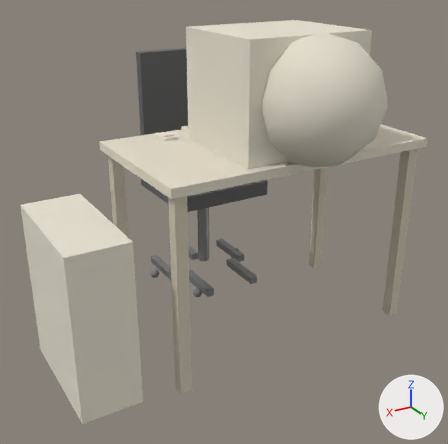
The glTF model client-3d/public/models/old-computer-desk.glb as it was, and as the next commit left it.
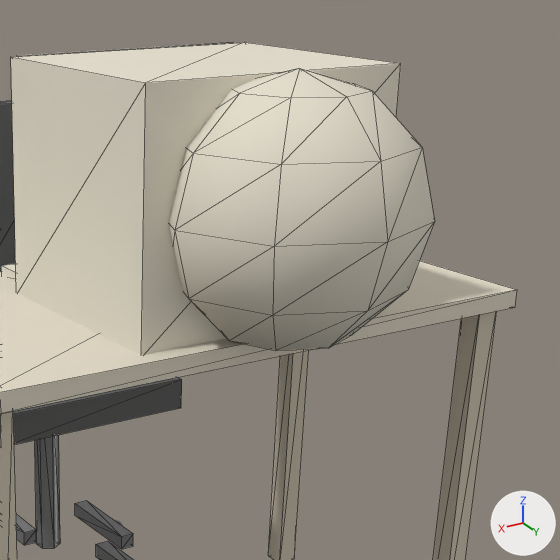
Each version appears first whole from a 50 mm lens placed at (1.199, 1.722, 1.303), pointed at (0.135, -0.051, 0.417), and next in a close-up on the part from 40% to 100% of the width and 0% to 60% of the height. Every picture has the same lights, and +X, +Y and +Z are marked at lower right. The close-ups show mesh edges as thin lines. Vertices at the same position are counted once.

Names of what the first close-up shows: 'chair-post', 'chair-seat', 'crt-hump', 'desk-leg-0', 'desk-top', 'monitor'.
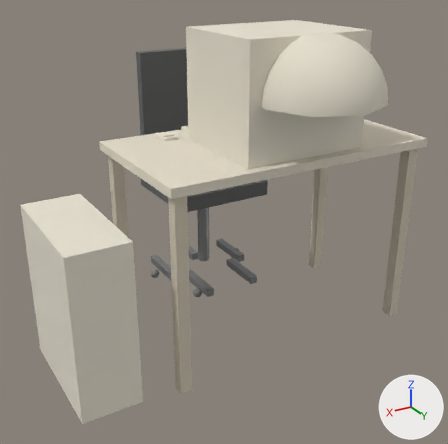
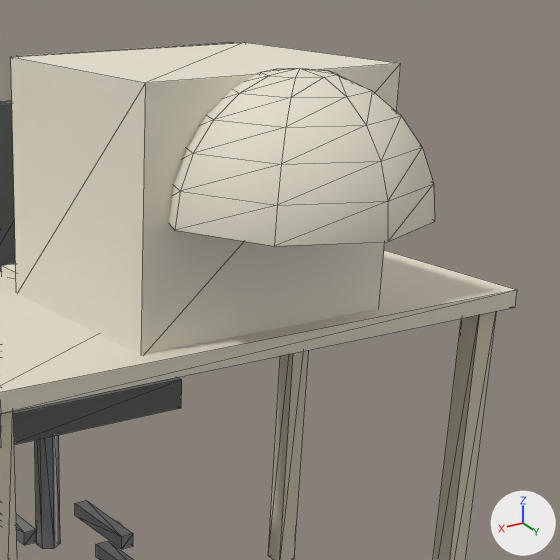
The change in detail:
me_crt_hump is used by ob_crt_hump; location (0.0, 0.28, 0.9).
me_crt_hump had 55 vertices, 88 faces and spanned x -0.2..0.2, y -0.2..0.2, z -0.2..0.2.
me_crt_hump now has 55 vertices, 88 faces and spans x -0.2..0.2, y -0.2..0.2, z 0.0..0.2.
me_crt_hump part 1: 54 of 55 vertices moved; they spanned x -0.2..0.2, y -0.2..0.2, z -0.2..0.173 and now span x -0.2..0.2, y -0.2..0.2, z 0.0..0.193; mean shift (0.0, -0.002, 0.143); largest move (0.0, 0.0, -0.2) -> (0.141, -0.141, 0.0).

Where the change shows, as pixel boxes [x1, y1, x2, y2] in the close-ups (560 x 560 px):
'crt-hump', reshaped (37% shorter)
    before: [169, 68, 435, 350]
    after: [169, 68, 435, 246]
